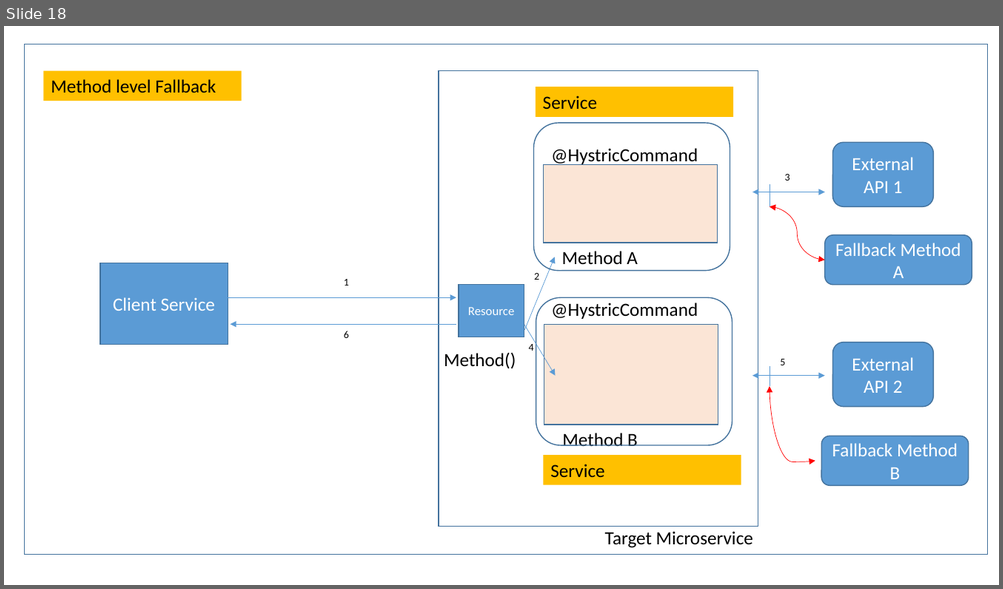
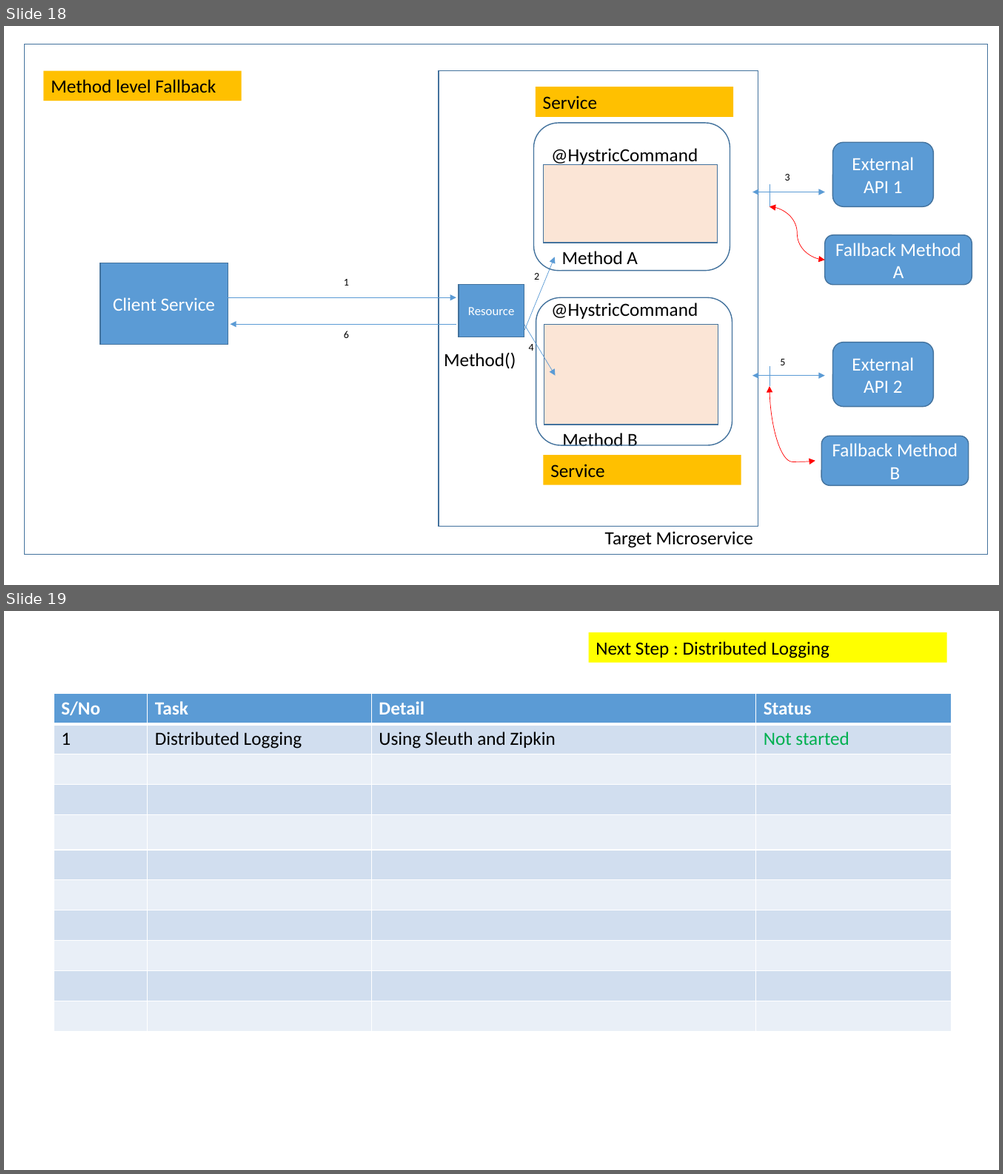
Before and after one commit to krishmetalhead/microservices, a slide deck: Microservice_Architecture_Defined.pptx. Shown one above the other, each under a label of ours: slide 18 before the commit, slides 18 and 19 after it. The pictures are 1003x589 and 1003x1174 pixels, drawn with LibreOffice and Linux fonts; fonts in the diff are those of the drawing. Boxes give left, top, right and bottom in pixels: in the first picture for what was removed or moved away, otherwise in the second. Text is boxed around its words. In the diff, an @@ line names an element or a change of style, - is before the commit and + after.

```diff
--- a/Microservice_Architecture_Defined.pptx
+++ b/Microservice_Architecture_Defined.pptx
@@ slide 19 added at (x1=4, y1=611, x2=999, y2=1170), background #FFFFFF @@
@@ rectangle added at (x1=588, y1=632, x2=946, y2=663), fill #FFFF00, 18 pt, text #000000 @@
+Next Step : Distributed Logging
@@ table added at (x1=54, y1=694, x2=951, y2=1031), 11 rows, 4 columns @@
+S/No | Task | Detail | Status
+1 | Distributed Logging | Using Sleuth and Zipkin | Not started
+ |  |  | 
+ |  |  | 
+ |  |  | 
+ |  |  | 
+ |  |  | 
+ |  |  | 
+ |  |  | 
+ |  |  | 
+ |  |  | 
```
Also in this commit, not shown: 1 slide changed.
